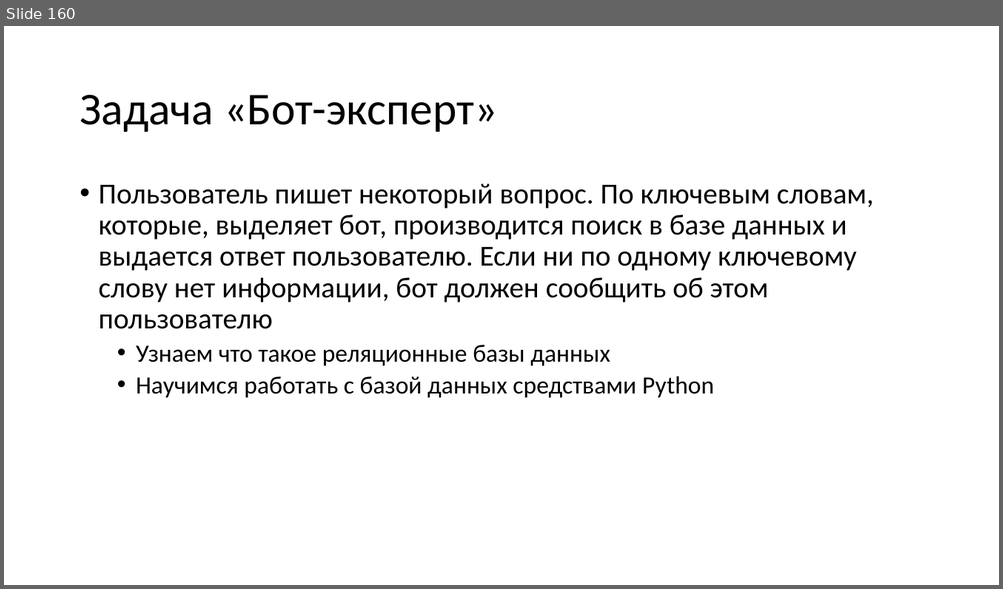
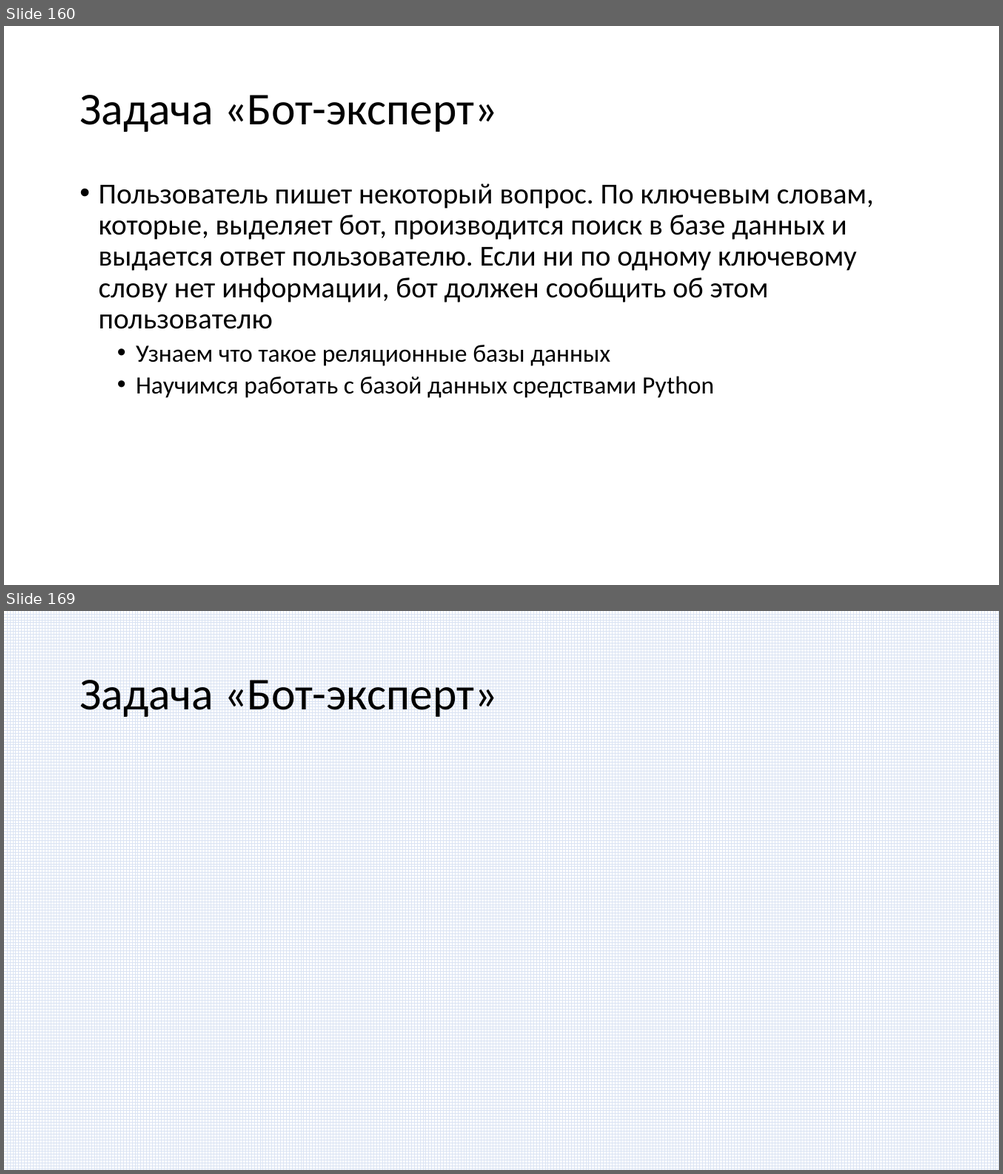
Before and after one commit to paveltsytovich/telegram-course, a slide deck: Presentation/Разработка ботов для телеграмм на Python.pptx. Shown one above the other, each under a label of ours: slide 160 before the commit, slides 160 and 169 after it; the slides between them are not shown. The pictures are 1003x589 and 1003x1174 pixels, drawn with LibreOffice and Linux fonts; fonts in the diff are those of the drawing. Boxes give left, top, right and bottom in pixels: in the first picture for what was removed or moved away, otherwise in the second. Text is boxed around its words. In the diff, an @@ line names an element or a change of style, - is before the commit and + after.

```diff
--- a/Presentation/Разработка ботов для телеграмм на Python.pptx
+++ b/Presentation/Разработка ботов для телеграмм на Python.pptx
@@ slide 169 added at (4, 611, 999, 1170), background #FFFFFF @@
@@ rectangle added at (4, 611, 999, 1170), fill pattern #DAE3F3 on #FFFFFF @@
@@ title added at (79, 680, 498, 717), 44 pt, text #000000 @@
+Задача «Бот-эксперт»
```
Also in this commit, not shown: 8 other slides added, 1 slide removed.
